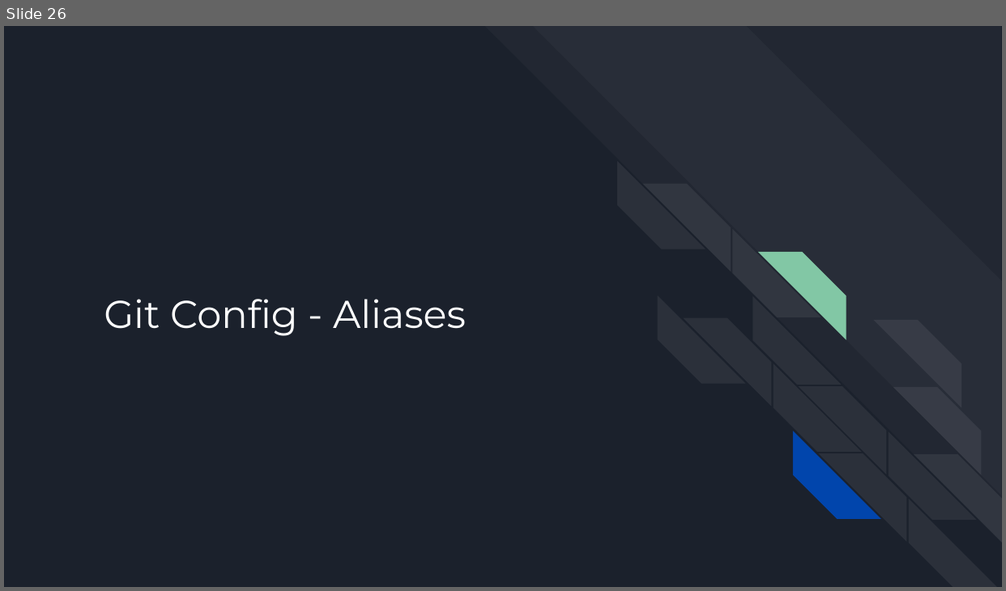
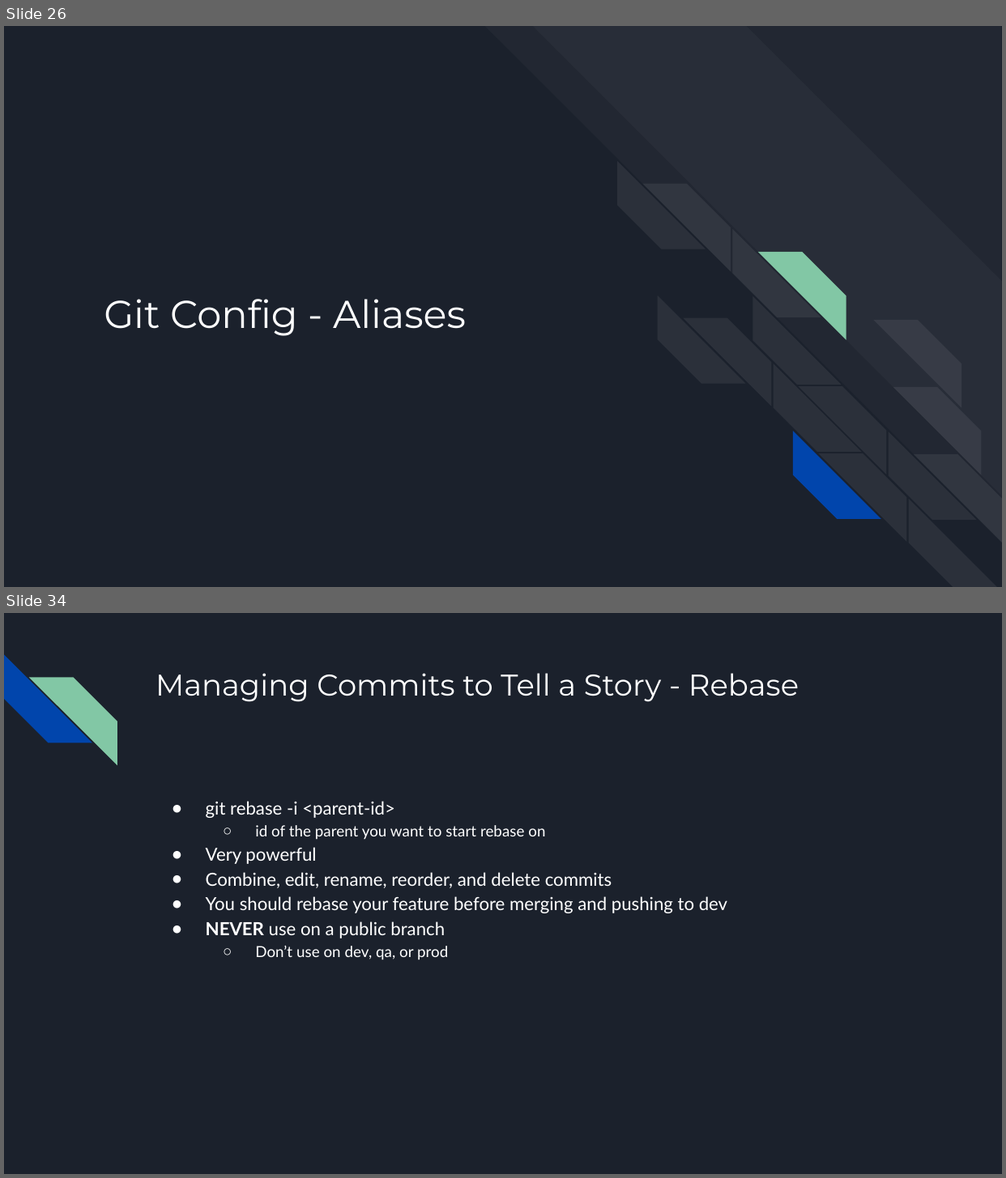
Before and after one commit to batibot323/git-workshop, a slide deck: Git Workshop.pptx. Shown one above the other, each under a label of ours: slide 26 before the commit, slides 26 and 34 after it; the slides between them are not shown. The pictures are 1006x591 and 1006x1178 pixels, drawn with LibreOffice and Linux fonts; fonts in the diff are those of the drawing. Boxes give left, top, right and bottom in pixels: in the first picture for what was removed or moved away, otherwise in the second. Text is boxed around its words. In the diff, an @@ line names an element or a change of style, - is before the commit and + after.

```diff
--- a/Git Workshop.pptx
+++ b/Git Workshop.pptx
@@ slide 34 added at (4,613,1002,1174), background #1B212C @@
@@ diag stripe added at (4,655,91,743), fill #0145AC @@
@@ diag stripe added at (29,677,117,764), fill #82C7A5 @@
@@ title added at (155,673,799,702), 21.6 pt, text #FFFFFF @@
+Managing Commits to Tell a Story - Rebase
@@ text added at (206,801,727,960), 13 pt, text #FFFFFF @@
+● git rebase -i <parent-id>
+  ○ id of the parent you want to start rebase on
+● Very powerful
+● Combine, edit, rename, reorder, and delete commits
+● You should rebase your feature before merging and pushing to dev
+● NEVER use on a public branch
+  ○ Don’t use on dev, qa, or prod
```
Also in this commit, not shown: 16 other slides added, 2 slides removed.
